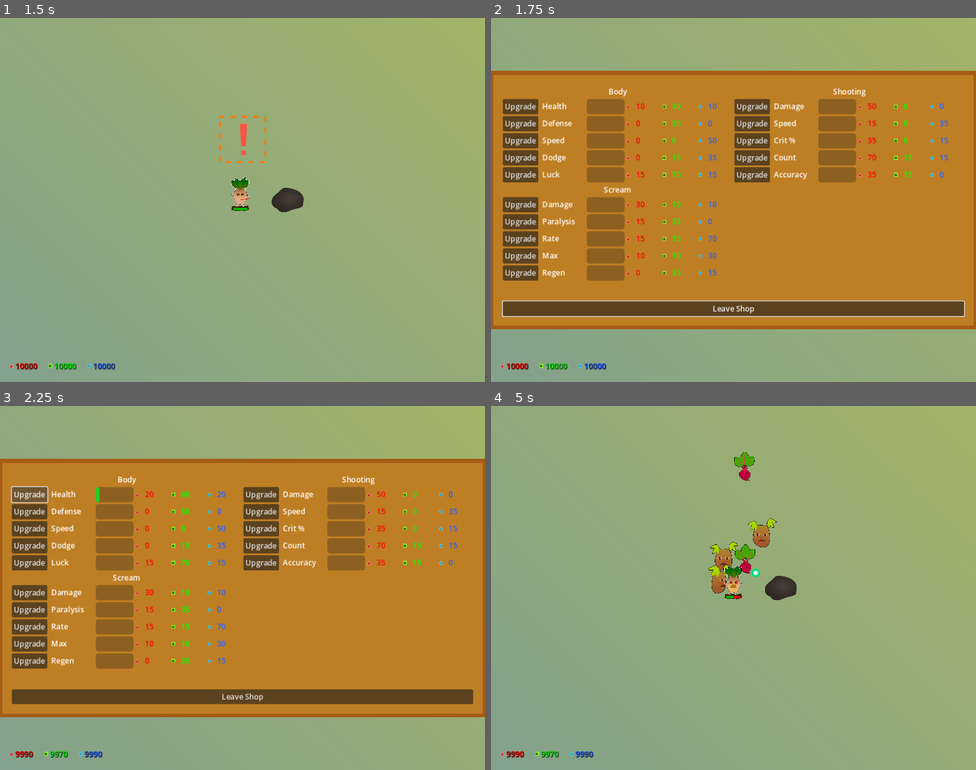
Above: before the commit, frames 1-4 (two rows, left to right).
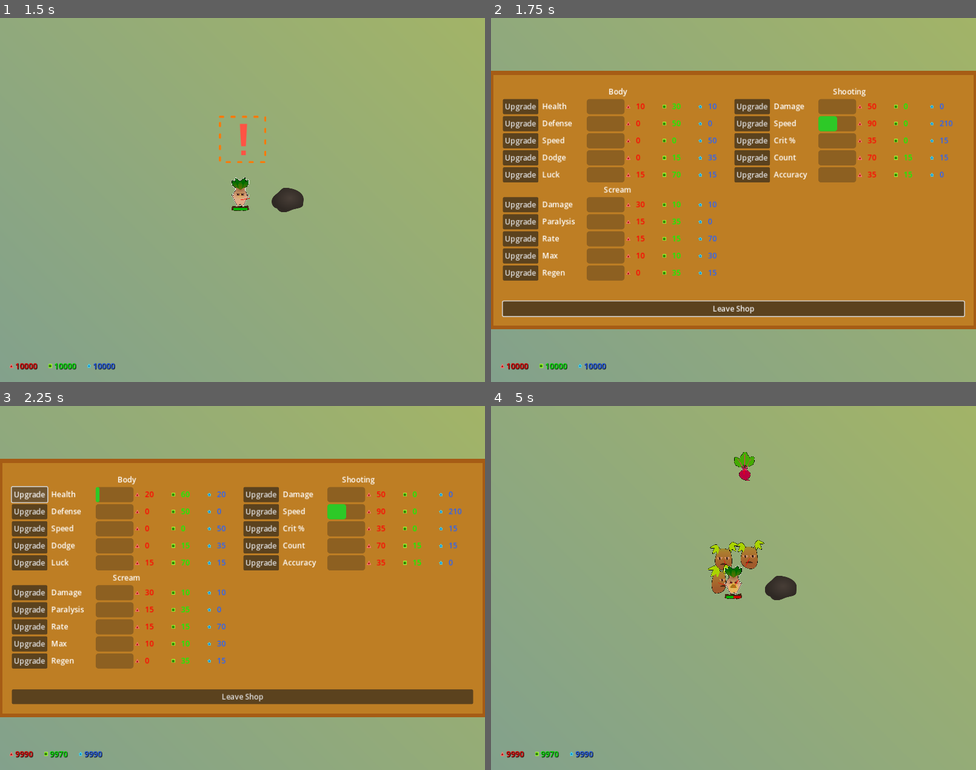
Above: after the commit, the same moments.

Repository: Zereijin/GGJ2023
Game: Godot game, scene res://main_menu/main_menu.tscn
Two runs of this game, one before a commit and one after it. Both use one fixed random seed, a clock stepped at 60 frames per second and the inputs below.
Inputs (mouse positions are in pixels of both pictures, inside the frame that each line leads up to):
- Up to frame 1 (1.5 s): click "Play" at 0.5 s; tap Enter at 1.25 s; move the mouse to (349, 181) at 1.27 s; press the mouse at (349, 181) at 1.28 s; hold D (right) from 1.28 s (still down)
- Up to frame 2 (1.75 s): keep holding D (right); tap Space (shop) at 1.52 s
- Up to frame 3 (2.25 s): release D (right) at 2 s; release the mouse at (349, 569) at 2 s; click "Upgrade" at 2 s
- Up to frame 4 (5 s): click "Leave Shop" at 2.75 s; move the mouse to (636, 606) at 3.52 s; hold S (down) 3.53-4.28 s; click (636, 606) at 3.6 s; tap Space (shop) at 3.77, 4.25 s; move the mouse to (782, 507) at 4.27 s; press the mouse at (782, 507) at 4.28 s; hold D (right) from 4.28 s (still down)

Frame 1 is identical in both runs. In frame 2, 0.2% of the frame differs, in the area x 67-96%, y 26-32%; in frame 3, 0.2%; in frame 4, 0.6%, in the area x 50-59%, y 30-47%.

Commit message:
Faster pew pews

Diff:
--- a/game/game.tscn
+++ b/game/game.tscn
@@ -69,6 +69,7 @@
 [node name="Test Rock" parent="Garden/Objects" instance=ExtResource("2_50ay1")]
 
 [node name="Player" parent="Garden/Objects" instance=ExtResource("1_tilxh")]
+projectile_attack_speed_level = 5
 
 [node name="Foreground" type="Sprite2D" parent="Garden"]
 position = Vector2(0, 506)
--- a/game/gun.gd
+++ b/game/gun.gd
@@ -10,6 +10,8 @@
 ## The number of projectiles to create at a time
 @export_range(0, 1000)
 var projectile_count := 1
+
+@export var projectile_speed : float = 1
 
 ## The plant that owns the gun
 @export
@@ -27,13 +29,16 @@
 ## The damage dealt during a critical hit
 var critical_damage := 1
 
+func update_attack_rate(newWaitTime : float):
+	$Timer.wait_time = newWaitTime
+	print(newWaitTime)
 
 func _fire() -> void:
 	for i in range(projectile_count):
 		var critical := randf() < critical_probability
 		var proj := projectile.instantiate() as Projectile
 		proj.position = plant.position
-		proj.linear_velocity = proj.linear_velocity.rotated(rotation).rotated(randf_range(-angle_range, angle_range))
+		proj.linear_velocity = proj.linear_velocity.rotated(rotation).rotated(randf_range(-angle_range, angle_range)) * projectile_speed
 		proj.damage = critical_damage if critical else normal_damage
 		firing.emit(proj)
 		plant.get_parent().add_child(proj)
--- a/game/player/player.gd
+++ b/game/player/player.gd
@@ -43,7 +43,14 @@
 			gun.normal_damage = value + 1
 			gun.critical_damage = gun.normal_damage * 2
 
-@export_range(0, 10) var projectile_attack_speed_level: int = 0
+@export_range(0, 10) var projectile_attack_speed_level: int = 0:
+	get:
+		return projectile_attack_speed_level
+	set(value):
+		projectile_attack_speed_level = value
+		if gun != null:
+			gun.update_attack_rate(2 - float(projectile_attack_speed_level) / 7)
+
 @export_range(0, 10) var projectile_crit_chance_level: int = 0:
 	get:
 		return projectile_crit_chance_level
@@ -210,7 +217,6 @@
 
 	# Initialize health
 	damageable.health = maximum_health
-	damageable.defense = defense_level
 	health_bar.update()
 
 
--- a/game/player/player.tscn
+++ b/game/player/player.tscn
@@ -421,6 +421,7 @@
 
 [node name="Gun" parent="." index="2"]
 projectile = ExtResource("5_excqi")
+projectile_speed = 3.0
 
 [node name="ScreamIndicator" type="Node2D" parent="." index="3"]
 visible = false
Not shown: 1 places in game/gun.tscn that only renumber resources
Not shown: 1 places in shop/shop_panel.tscn that only renumber resources
